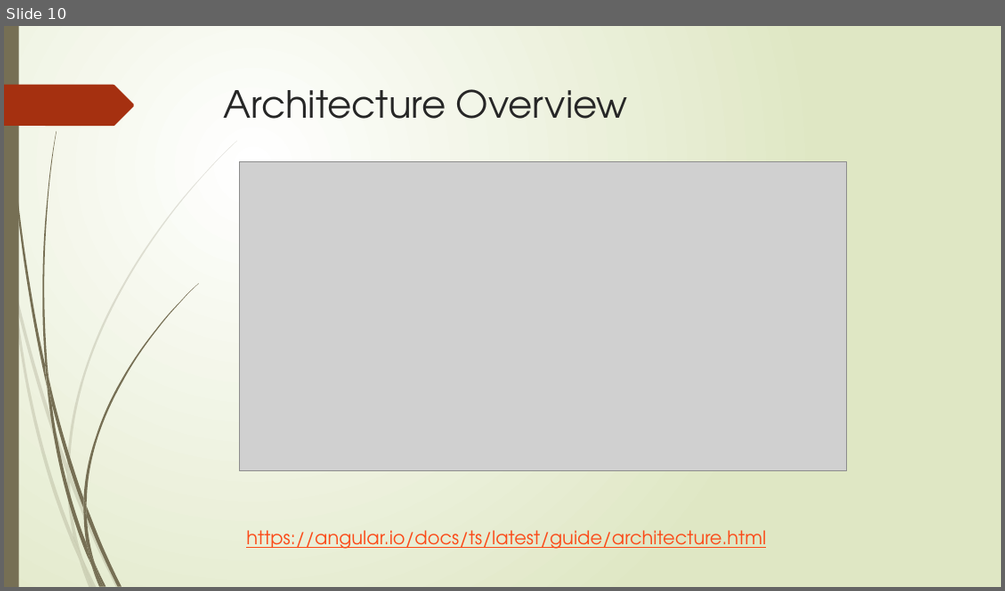
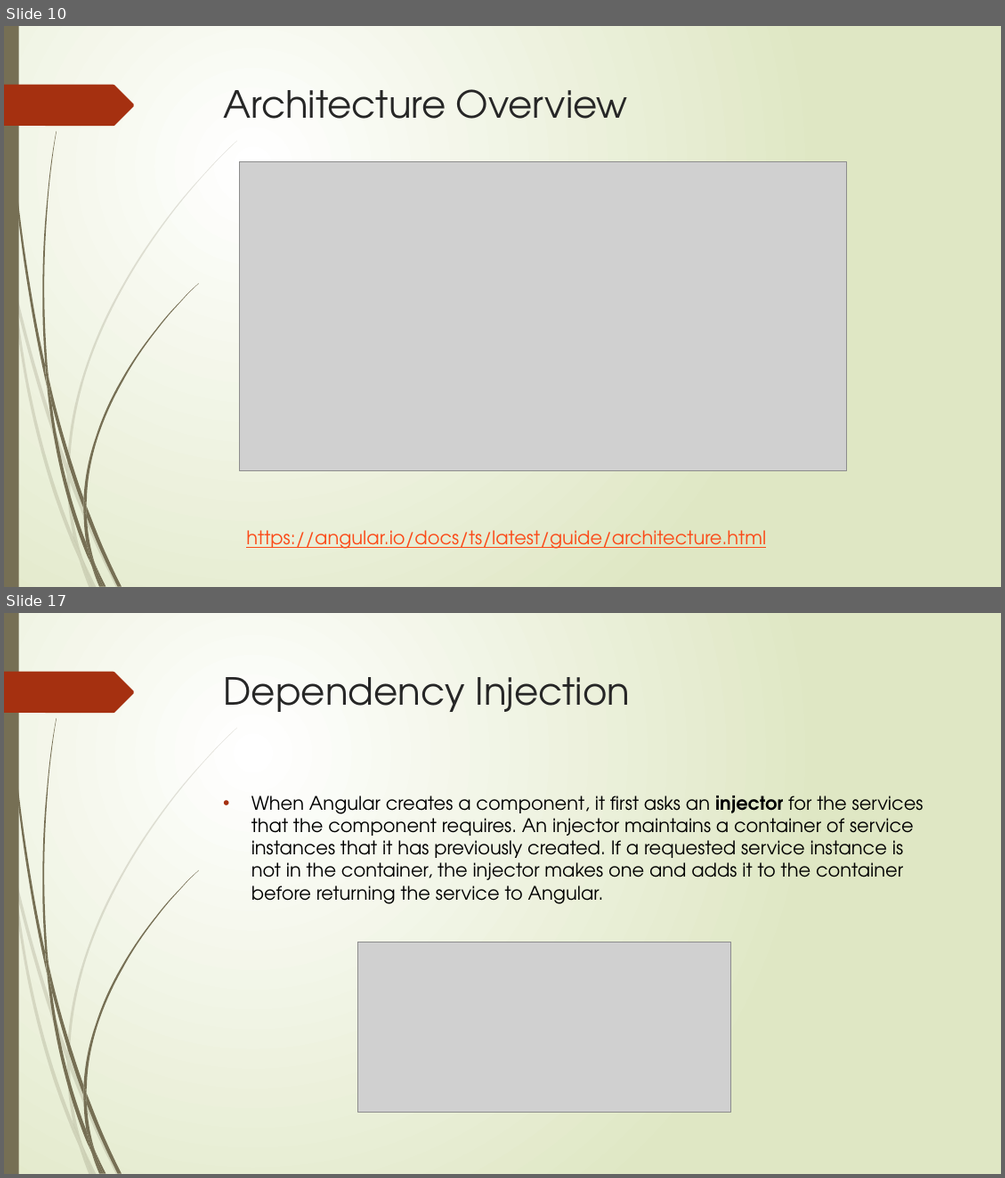
Before and after one commit to ebrumley-dbs/angular-pres, a slide deck: UsingAngularAndHTTP.pptx. Shown one above the other, each under a label of ours: slide 10 before the commit, slides 10 and 17 after it; the slides between them are not shown. The pictures are 1005x591 and 1005x1178 pixels, drawn with LibreOffice and Linux fonts; fonts in the diff are those of the drawing; grey boxes stand for pictures. Boxes give left, top, right and bottom in pixels: in the first picture for what was removed or moved away, otherwise in the second. Text is boxed around its words. In the diff, an @@ line names an element or a change of style, - is before the commit and + after.

```diff
--- a/UsingAngularAndHTTP.pptx
+++ b/UsingAngularAndHTTP.pptx
@@ slide 17 added at [4, 613, 1001, 1174], background gradient #FFFFFF to #DFE8C4; not listed: 24 template elements that a slide beside it also shows @@
@@ title added at [224, 677, 631, 712], 36 pt, text #262626 @@
+Dependency Injection
@@ text added at [251, 795, 923, 904], 18 pt, text #000000 @@
+• When Angular creates a component, it first asks an injector for the services that the component requires. An injector maintains a container of service instances that it has previously created. If a requested service instance is not in the container, the injector makes one and adds it to the container before returning the service to Angular.
@@ picture added at [357, 942, 731, 1111] @@
```
Also in this commit, not shown: 3 slides changed, 6 other slides added, 1 other file.
